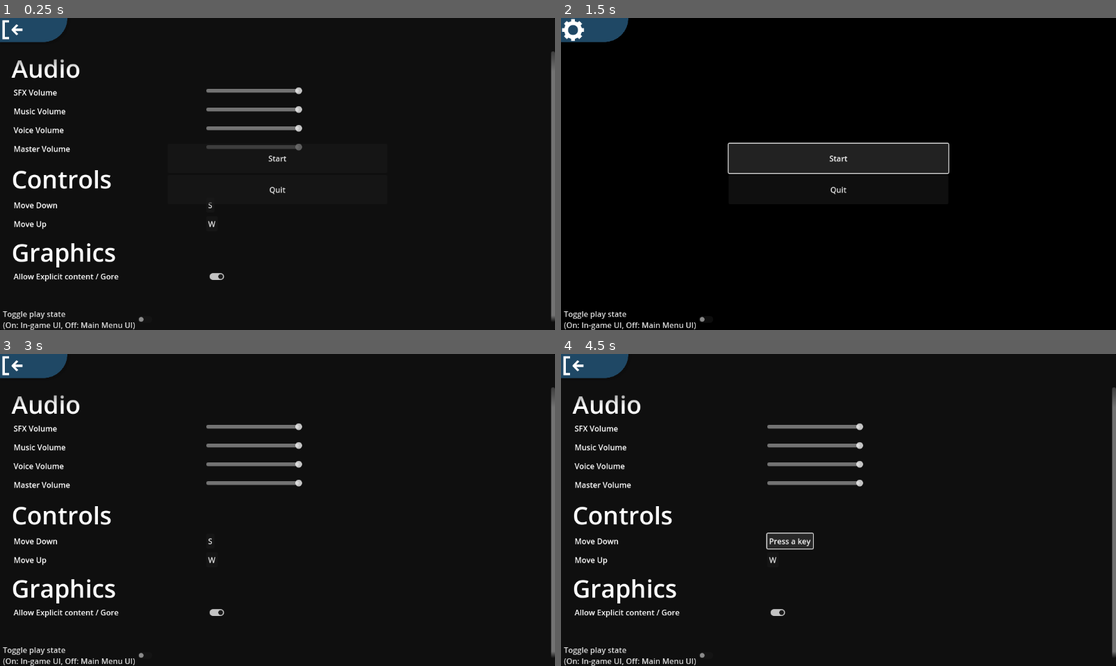
Above: before the commit, frames 1-4 (two rows, left to right).
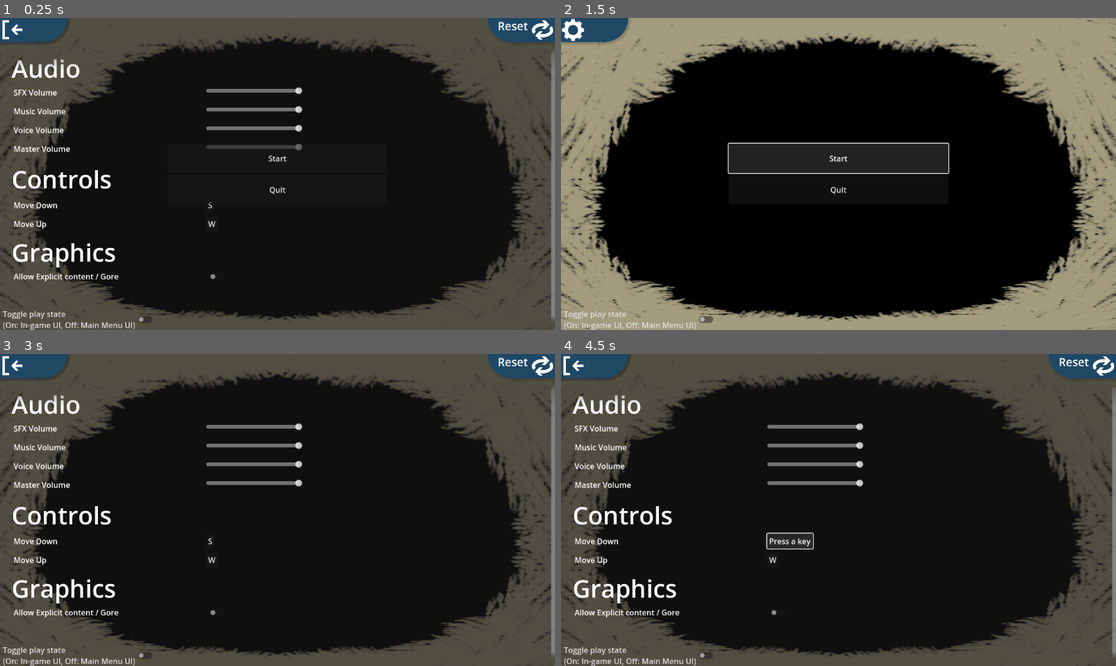
Above: after the commit, the same moments.

Repository: avetharun/GodotGameJam6-14
Game: Godot game, scene res://Scenes/Menu.tscn
Two runs of this game, one before a commit and one after it. Both use one fixed random seed, a clock stepped at 60 frames per second and the inputs below.
Inputs (mouse positions are in pixels of both pictures, inside the frame that each line leads up to):
- Up to frame 1 (0.25 s): no input
- Up to frame 2 (1.5 s): click (594, 30) at 0.5 s; click "Start" at 1.25 s
- Up to frame 3 (3 s): click "Start" at 2 s; click (33, 366) at 2.75 s
- Up to frame 4 (4.5 s): click (1082, 366) at 3.5 s, where only the run after the commit has a clickable "[font_size=50]Reset"; click "S" at 4.25 s

The runs differ from the first frame. In frame 1, 34% of the frame differs, in the area x 0-100%, y 0-100%; in frame 2, 37%; in frame 3, 34%; in frame 4, 34%.

Commit message:
a

Diff:
--- a/Scenes/Menu.tscn
+++ b/Scenes/Menu.tscn
@@ -1,4 +1,6 @@
-[gd_scene load_steps=2 format=3 uid="uid://ddknavjxhpvrc"]
+[gd_scene load_steps=3 format=3 uid="uid://ddknavjxhpvrc"]
+
+[ext_resource type="Texture2D" uid="uid://dxga3qaee2lqq" path="res://Assets/BackgroundTest01.png" id="1_n1x7l"]
 
 [sub_resource type="StyleBoxFlat" id="StyleBoxFlat_vn6wf"]
 bg_color = Color(0, 0, 0, 1)
@@ -12,7 +14,19 @@
 grow_vertical = 2
 mouse_filter = 2
 
+[node name="NinePatchRect" type="NinePatchRect" parent="."]
+layout_mode = 1
+anchors_preset = 15
+anchor_right = 1.0
+anchor_bottom = 1.0
+grow_horizontal = 2
+grow_vertical = 2
+texture = ExtResource("1_n1x7l")
+region_rect = Rect2(0, 0, 512, 512)
+patch_margin_bottom = 325
+
 [node name="PanelContainer" type="PanelContainer" parent="."]
+visible = false
 layout_mode = 1
 anchors_preset = 15
 anchor_right = 1.0
--- /dev/null
+++ b/Scenes/QuitHandler.gd
@@ -0,0 +1,21 @@
+extends Button
+
+
+func ExitGame():
+    if (!is_inside_tree()): return
+    get_tree().root.propagate_notification(NOTIFICATION_WM_CLOSE_REQUEST)
+    get_tree().quit()
+
+func _notification(what):
+    if what == NOTIFICATION_WM_CLOSE_REQUEST:
+        var file = FileAccess.open("user://README.txt", FileAccess.WRITE)
+        file.store_line("Thank you for playing our game! We hope you enjoyed it!")
+        file.store_line("Developers:")
+        file.store_line("- Feintha")
+        file.store_line("- AresRF")
+        file.store_line("Artists:")
+        file.store_line("- TBD (Probably not fei lol)")
+        file.store_line("Storywriters:")
+        file.store_line("- AresRF")
+        file.store_line("- Feintha")
+        file.store_line("- Ice909")
--- a/Scenes/SettingsMenu.gd
+++ b/Scenes/SettingsMenu.gd
@@ -1,6 +1,6 @@
 class_name SettingsMenu extends Panel
 
-@onready var baseSettings : SettingsBase = load("res://SettingsBase_Resource.tres")
+@onready var baseSettings : SettingsBase
 
 @export var SettingsLabels : Array[SettingsLabel]
 @export var RootSettingsContainer : BoxContainer
@@ -9,8 +9,9 @@
 	if (value.State == "Hidden"): # ! If we want to hide settings, we can. IE for WIP things like controls!
 		return
 	var AddedIndex = -1;
-	for label in SettingsLabels.duplicate(): # * We don't actually want to modify the base settings object!!!
-		if (value.Name.begins_with(label.LabelKey) || value.Name.substr(1).begins_with(label.LabelKey)):
+	value.HiddenName = value.Name # ! COPY NEEDED!!!
+	for label in SettingsLabels: # * We don't actually want to modify the base settings object!!!
+		if (value.HiddenName.begins_with(label.LabelKey) || value.HiddenName.substr(1).begins_with(label.LabelKey)):
 			value.Name = value.Name.replace(label.LabelKey +".", "");
 			value.Name = value.Name.replace(label.LabelKey +"_", "");
 			value.Name = value.Name.replace(label.LabelKey +"-", "");
@@ -22,13 +23,34 @@
 	RootSettingsContainer.add_child(settingsValueSpawner);
 	RootSettingsContainer.move_child(settingsValueSpawner, AddedIndex);
 	return
-func _ready():
-	if (ResourceLoader.exists("user://game/Settings.tres")):
+
+func Save():
+	if (!shouldSaveSettings): return
+	var config = ConfigFile.new()
+	for kv in baseSettings.Settings:
+		kv.ToIniFile(config)
+	print(config.encode_to_text())
+	config.save("user://settings.ini")
+var shouldSaveSettings:bool = true
+func ResetSettings():
+	baseSettings.Settings.clear()
+	shouldSaveSettings = false
+	DirAccess.remove_absolute("user://settings.ini") #! Will take effect upon restart!
+func Load():
+	if (FileAccess.file_exists("user://settings.ini")):
 		# * Load settings from previous session if it exists (HTML5 incompatible???? idk we'll see! :D )
-		baseSettings = ResourceLoader.load("user://game/Settings.tres");
+		print("Found existing file!")
+		var config = ConfigFile.new()
+		config.load("user://settings.ini")
+		print(config.encode_to_text())
+		baseSettings = SettingsBase.new()
+		baseSettings.Settings = SettingsValue.FromIniFile(config)
+	else: baseSettings = load("res://SettingsBase_Resource.tres")
 	for settings_value in baseSettings.Settings:
-
 		AddSettingsObject(settings_value);
 	pass
-func free():
-	ResourceSaver.save(baseSettings, "user://game/Settings.tres")
+func _ready():
+	Load()
+func _notification(what):
+	if what == NOTIFICATION_WM_CLOSE_REQUEST:
+		Save()
--- /dev/null
+++ b/Scenes/TopLeftButtonPanel.tscn
@@ -0,0 +1,62 @@
+[gd_scene load_steps=8 format=3 uid="uid://cw1tbkjlw0ll3"]
+
+[ext_resource type="Texture2D" uid="uid://da13n8q0hbua6" path="res://Assets/MenuButtons.png" id="1_wtwrk"]
+
+[sub_resource type="StyleBoxFlat" id="StyleBoxFlat_nsvgm"]
+bg_color = Color(0.12381, 0.281953, 0.396716, 1)
+corner_radius_bottom_right = 64
+shadow_color = Color(0, 0, 0, 0.145098)
+shadow_size = 4
+shadow_offset = Vector2(3, 3)
+anti_aliasing_size = 0.493
+
+[sub_resource type="StyleBoxEmpty" id="StyleBoxEmpty_cw2s7"]
+
+[sub_resource type="StyleBoxEmpty" id="StyleBoxEmpty_walwb"]
+
+[sub_resource type="StyleBoxEmpty" id="StyleBoxEmpty_y8oud"]
+
+[sub_resource type="StyleBoxEmpty" id="StyleBoxEmpty_y1aig"]
+
+[sub_resource type="StyleBoxEmpty" id="StyleBoxEmpty_i1f4o"]
+
+[node name="ButtonPanel" type="Panel"]
+custom_minimum_size = Vector2(140, 0)
+offset_right = 140.0
+offset_bottom = 50.0
+theme_override_styles/panel = SubResource("StyleBoxFlat_nsvgm")
+
+[node name="Button" type="Button" parent="."]
+layout_mode = 1
+anchors_preset = 15
+anchor_right = 1.0
+anchor_bottom = 1.0
+grow_horizontal = 2
+grow_vertical = 2
+focus_mode = 0
+theme_override_styles/normal = SubResource("StyleBoxEmpty_cw2s7")
+theme_override_styles/hover = SubResource("StyleBoxEmpty_walwb")
+theme_override_styles/pressed = SubResource("StyleBoxEmpty_y8oud")
+theme_override_styles/disabled = SubResource("StyleBoxEmpty_y1aig")
+theme_override_styles/focus = SubResource("StyleBoxEmpty_i1f4o")
+flat = true
+
+[node name="TextureRect" type="TextureRect" parent="Button"]
+layout_mode = 1
+anchors_preset = 15
+anchor_right = 1.0
+anchor_bottom = 1.0
+grow_horizontal = 2
+grow_vertical = 2
+texture = ExtResource("1_wtwrk")
+expand_mode = 2
+stretch_mode = 4
+
+[node name="RichTextLabel" type="RichTextLabel" parent="Button"]
+layout_mode = 1
+anchors_preset = 15
+anchor_right = 1.0
+anchor_bottom = 1.0
+grow_horizontal = 2
+grow_vertical = 2
+mouse_filter = 2
--- a/Scenes/TopRightButtonPanel.tscn
+++ b/Scenes/TopRightButtonPanel.tscn
@@ -2,29 +2,34 @@
 
 [ext_resource type="Texture2D" uid="uid://da13n8q0hbua6" path="res://Assets/MenuButtons.png" id="1_h58h8"]
 
-[sub_resource type="StyleBoxFlat" id="StyleBoxFlat_nsvgm"]
+[sub_resource type="StyleBoxFlat" id="StyleBoxFlat_jpjql"]
 bg_color = Color(0.12381, 0.281953, 0.396716, 1)
-corner_radius_bottom_right = 64
+corner_radius_bottom_left = 64
 shadow_color = Color(0, 0, 0, 0.145098)
 shadow_size = 4
 shadow_offset = Vector2(3, 3)
 anti_aliasing_size = 0.493
 
-[sub_resource type="StyleBoxEmpty" id="StyleBoxEmpty_cw2s7"]
+[sub_resource type="StyleBoxEmpty" id="StyleBoxEmpty_bdslu"]
 
-[sub_resource type="StyleBoxEmpty" id="StyleBoxEmpty_walwb"]
+[sub_resource type="StyleBoxEmpty" id="StyleBoxEmpty_u2cus"]
 
-[sub_resource type="StyleBoxEmpty" id="StyleBoxEmpty_y8oud"]
+[sub_resource type="StyleBoxEmpty" id="StyleBoxEmpty_uusqg"]
 
-[sub_resource type="StyleBoxEmpty" id="StyleBoxEmpty_y1aig"]
+[sub_resource type="StyleBoxEmpty" id="StyleBoxEmpty_flsps"]
 
-[sub_resource type="StyleBoxEmpty" id="StyleBoxEmpty_i1f4o"]
+[sub_resource type="StyleBoxEmpty" id="StyleBoxEmpty_gbcy8"]
 
 [node name="ButtonPanel" type="Panel"]
 custom_minimum_size = Vector2(140, 0)
-offset_right = 140.0
+anchors_preset = 1
+anchor_left = 1.0
+anchor_right = 1.0
+offset_left = -140.0
 offset_bottom = 50.0
-theme_override_styles/panel = SubResource("StyleBoxFlat_nsvgm")
+grow_horizontal = 0
+size_flags_horizontal = 8
+theme_override_styles/panel = SubResource("StyleBoxFlat_jpjql")
 
 [node name="Button" type="Button" parent="."]
 layout_mode = 1
@@ -46,6 +51,8 @@
 anchors_preset = 15
 anchor_right = 1.0
 anchor_bottom = 1.0
+offset_left = 89.0
+offset_right = -1.0
 grow_horizontal = 2
 grow_vertical = 2
 texture = ExtResource("1_h58h8")
@@ -53,6 +60,7 @@
 stretch_mode = 4
 
 [node name="RichTextLabel" type="RichTextLabel" parent="Button"]
+visible = false
 layout_mode = 1
 anchors_preset = 15
 anchor_right = 1.0
--- a/Scenes/UserInterface.tscn
+++ b/Scenes/UserInterface.tscn
@@ -6,7 +6,9 @@
 [ext_resource type="Script" path="res://Scenes/SettingsLabel.gd" id="3_acdsr"]
 [ext_resource type="Texture2D" uid="uid://d0brtg4bq4me" path="res://Assets/SettingsGear.png" id="3_mvhrw"]
 [ext_resource type="Texture2D" uid="uid://ca6hr04ugg6cp" path="res://Assets/BackOrSave.png" id="4_bsiqw"]
+[ext_resource type="Texture2D" uid="uid://tud4f2jty1xf" path="res://Assets/ResetIcon.png" id="7_3uj6r"]
 [ext_resource type="Texture2D" uid="uid://diqej7pb0nesr" path="res://Assets/InfoIcon.png" id="7_eowac"]
+[ext_resource type="Script" path="res://Scenes/QuitHandler.gd" id="8_8gx4c"]
 
 [sub_resource type="StyleBoxFlat" id="StyleBoxFlat_nsvgm"]
 bg_color = Color(0.12381, 0.281953, 0.396716, 1)
@@ -25,6 +27,24 @@
 [sub_resource type="StyleBoxEmpty" id="StyleBoxEmpty_y1aig"]
 
 [sub_resource type="StyleBoxEmpty" id="StyleBoxEmpty_i1f4o"]
+
+[sub_resource type="StyleBoxFlat" id="StyleBoxFlat_jpjql"]
+bg_color = Color(0.12381, 0.281953, 0.396716, 1)
+corner_radius_bottom_left = 64
+shadow_color = Color(0, 0, 0, 0.145098)
+shadow_size = 4
+shadow_offset = Vector2(3, 3)
+anti_aliasing_size = 0.493
+
+[sub_resource type="StyleBoxEmpty" id="StyleBoxEmpty_bdslu"]
+
+[sub_resource type="StyleBoxEmpty" id="StyleBoxEmpty_u2cus"]
+
+[sub_resource type="StyleBoxEmpty" id="StyleBoxEmpty_uusqg"]
+
+[sub_resource type="StyleBoxEmpty" id="StyleBoxEmpty_flsps"]
+
+[sub_resource type="StyleBoxEmpty" id="StyleBoxEmpty_gbcy8"]
 
 [sub_resource type="StyleBoxFlat" id="StyleBoxFlat_g5r6r"]
 bg_color = Color(0.12381, 0.281953, 0.396716, 1)
@@ -223,6 +243,57 @@
 SettingsLabels = [NodePath("Panel2/ScrollContainer/SettingsContainer/AudioLabel"), NodePath("Panel2/ScrollContainer/SettingsContainer/ControlsLabel"), NodePath("Panel2/ScrollContainer/SettingsContainer/GraphicsLabel")]
 RootSettingsContainer = NodePath("Panel2/ScrollContainer/SettingsContainer")
 
+[node name="ResetSettingsButton" type="Panel" parent="SettingsMenu"]
+custom_minimum_size = Vector2(140, 0)
+layout_mode = 1
+anchors_preset = 1
+anchor_left = 1.0
+anchor_right = 1.0
+offset_left = -140.0
+offset_bottom = 50.0
+grow_horizontal = 0
+size_flags_horizontal = 8
+theme_override_styles/panel = SubResource("StyleBoxFlat_jpjql")
+metadata/_edit_use_anchors_ = true
+
+[node name="Button" type="Button" parent="SettingsMenu/ResetSettingsButton"]
+layout_mode = 1
+anchors_preset = 15
+anchor_right = 1.0
+anchor_bottom = 1.0
+grow_horizontal = 2
+grow_vertical = 2
+focus_mode = 0
+theme_override_styles/normal = SubResource("StyleBoxEmpty_bdslu")
+theme_override_styles/hover = SubResource("StyleBoxEmpty_u2cus")
+theme_override_styles/pressed = SubResource("StyleBoxEmpty_uusqg")
+theme_override_styles/disabled = SubResource("StyleBoxEmpty_flsps")
+theme_override_styles/focus = SubResource("StyleBoxEmpty_gbcy8")
+flat = true
+
+[node name="TextureRect" type="TextureRect" parent="SettingsMenu/ResetSettingsButton/Button"]
+layout_mode = 1
+anchors_preset = 15
+anchor_right = 1.0
+anchor_bottom = 1.0
+offset_left = 89.0
+offset_right = -1.0
+grow_horizontal = 2
+grow_vertical = 2
+texture = ExtResource("7_3uj6r")
+expand_mode = 2
+stretch_mode = 4
+
+[node name="RichTextLabel" type="RichTextLabel" parent="SettingsMenu/ResetSettingsButton/Button"]
+layout_mode = 0
+offset_left = 21.0
+offset_right = 161.0
+offset_bottom = 69.0
+scale = Vector2(0.47, 0.47)
+bbcode_enabled = true
+text = "[font_size=50]Reset"
+fit_content = true
+
 [node name="SM_GoToMenu" type="Panel" parent="SettingsMenu"]
 visible = false
 custom_minimum_size = Vector2(140, 0)
@@ -399,6 +470,10 @@
 layout_mode = 2
 size_flags_vertical = 3
 text = "Quit"
+script = ExtResource("8_8gx4c")
+
+[node name="AudioListener2D" type="AudioListener2D" parent="."]
+current = true
 
 [connection signal="pressed" from="MM_OpenSettings/Button" to="MM_OpenSettings" method="set_visible" binds= [false]]
 [connection signal="pressed" from="MM_OpenSettings/Button" to="SettingsMenu" method="set_visible" binds= [true]]
@@ -408,8 +483,10 @@
 [connection signal="pressed" from="Pause Menu/VBoxContainer/Button_Resume" to="Pause Menu" method="set_visible" binds= [false]]
 [connection signal="pressed" from="Pause Menu/VBoxContainer/Button_Settings" to="Pause Menu" method="set_visible" binds= [false]]
 [connection signal="pressed" from="Pause Menu/VBoxContainer/Button_Settings" to="SettingsMenu" method="set_visible" binds= [true]]
+[connection signal="pressed" from="SettingsMenu/ResetSettingsButton/Button" to="SettingsMenu" method="ResetSettings"]
 [connection signal="pressed" from="SettingsMenu/SM_GoToMenu/Button" to="SettingsMenu" method="set_visible" binds= [false]]
 [connection signal="pressed" from="SettingsMenu/SM_GoToMenu/Button" to="PanelContainer" method="set_visible" binds= [true]]
 [connection signal="pressed" from="SettingsMenu/SM_GoToPauseScreen/Button" to="Pause Menu" method="set_visible" binds= [true]]
 [connection signal="pressed" from="SettingsMenu/SM_GoToPauseScreen/Button" to="SettingsMenu" method="set_visible" binds= [false]]
 [connection signal="toggled" from="CheckButton" to="." method="SetIsPlayingGame"]
+[connection signal="pressed" from="PanelContainer/MM_Buttons/Quit" to="SettingsMenu" method="Save"]
--- a/Scripts/SettingsBase.gd
+++ b/Scripts/SettingsBase.gd
@@ -1,3 +1,3 @@
 class_name SettingsBase extends Resource
 
-@export var Settings : Array[SettingsValue] = [SettingsValue.new()]
+@export var Settings : Array[SettingsValue] = []
--- a/Scripts/SettingsValue.gd
+++ b/Scripts/SettingsValue.gd
@@ -1,31 +1,65 @@
 class_name SettingsValue extends Resource
 
-@export_enum("Slider Zero to One", "Keybind", "Enum", "String", "Switch", "Box", "Bool") var Type : String
+@export_enum("Slider", "Keybind", "Enum", "String", "Switch", "Box", "Bool") var Type : String
 @export_enum("Hidden", "Visible") var State : String = "Visible"
 @export var DefaultValue : String
 @export var Name : String
+var HiddenName : String
+
+
+
+func ToIniFile(file:ConfigFile):
+    var mName = HiddenName.replace(" ", "_")
+    var val1 = DefaultValue
+    if (holder is KeyInputButton): val1 =  OS.get_keycode_string((holder as KeyInputButton).RequestedKey)
+    elif (holder is HSlider): val1 = (holder as HSlider).value
+    elif (holder is CheckButton or holder is CheckBox): val1 = (holder as BaseButton).button_pressed
+    file.set_value(mName,  "Value", val1)
+    file.set_value(mName,  "Type", Type)
+    file.set_value(mName,  "State", State)
+    return
+
+static func FromIniFile(file:ConfigFile) -> Array[SettingsValue]:
+    var arr : Array[SettingsValue] = []
+    for kName in file.get_sections():
+        var kv = SettingsValue.new()
+        kv.Name = kName.replace("_", " ");
+        var val1 = file.get_value(kName, "Value");
+        if (val1 is float): val1 = String.num(val1)
+        if (val1 is int): val1 = String.num_int64(val1)
+        if (val1 is bool): val1 = ("true" if val1 else "false")
+        kv.DefaultValue = val1
+        kv.Type = file.get_value(kName, "Type")
+        kv.State = file.get_value(kName, "State")
+        arr.append(kv)
+    return arr
+var holder : Control
 # INTERNAL: Generates the required input node for the type of settings
 func _GenerateInputPart():
-    match Type:
-        "Slider Zero to One":
+    match StringName(Type):
+        &"Slider":
             var slider = HSlider.new();
             slider.min_value = 0;
             slider.max_value = 1;
             slider.custom_minimum_size.x = 200
             slider.step = 0.005
             slider.value = DefaultValue.to_float()
+            holder = slider
             return slider;
-        "Switch":
+        &"Switch":
             var state = CheckButton.new();
             state.button_pressed = DefaultValue.to_lower().substr(0,4) == "true";
+            holder = state
             return state
-        "Bool", "Box":
+        &"Bool", &"Box":
             var state = CheckBox.new();
             state.button_pressed = DefaultValue.to_lower().substr(0,4) == "true";
+            holder = state
             return state
-        "Keybind":
+        &"Keybind":
             var kib : KeyInputButton = KeyInputButton.new()
             kib.RequestedKey = OS.find_keycode_from_string(DefaultValue)
+            holder = kib
             return kib
     var unknownType = Label.new()
     unknownType.text = "[⚠️]Unknown settings type " + Type + "!"
@@ -38,8 +72,6 @@
     container_root.custom_minimum_size.x = 1000
     container_root.custom_minimum_size.y = 35
     var label1 = Label.new()
-    print(label1)
-    print(container_root)
     label1.text = Name
     label1.text_overrun_behavior = TextServer.OVERRUN_TRIM_ELLIPSIS
     label1.custom_minimum_size.x = 400
--- a/Scripts/UserInterface.gd
+++ b/Scripts/UserInterface.gd
@@ -7,6 +7,7 @@
 
 @export var MainMenuRelatedUI : Array[Control]
 @export var InGamePauseMenuRelatedUI : Array[Control]
+
 
 func _ready():
 	INSTANCE = self
--- a/SettingsBase_Resource.tres
+++ b/SettingsBase_Resource.tres
@@ -5,28 +5,28 @@
 
 [sub_resource type="Resource" id="Resource_bdjrb"]
 script = ExtResource("1_qocur")
-Type = "Slider Zero to One"
+Type = "Slider"
 State = ""
 DefaultValue = "1"
 Name = "[Audio] Master Volume"
 
 [sub_resource type="Resource" id="Resource_yh84j"]
 script = ExtResource("1_qocur")
-Type = "Slider Zero to One"
+Type = "Slider"
 State = ""
 DefaultValue = "1"
 Name = "[Audio] Voice Volume"
 
 [sub_resource type="Resource" id="Resource_u3yab"]
 script = ExtResource("1_qocur")
-Type = "Slider Zero to One"
+Type = "Slider"
 State = ""
 DefaultValue = "1"
 Name = "[Audio] Music Volume"
 
 [sub_resource type="Resource" id="Resource_yt170"]
 script = ExtResource("1_qocur")
-Type = "Slider Zero to One"
+Type = "Slider"
 State = ""
 DefaultValue = "1"
 Name = "[Audio] SFX Volume"
@@ -34,24 +34,24 @@
 [sub_resource type="Resource" id="Resource_3e386"]
 script = ExtResource("1_qocur")
 Type = "Keybind"
-State = "Visible"
+State = null
 DefaultValue = "W"
 Name = "[Controls] Move Up"
 
 [sub_resource type="Resource" id="Resource_0o5fy"]
 script = ExtResource("1_qocur")
 Type = "Keybind"
-State = "Visible"
+State = null
 DefaultValue = "S"
 Name = "[Controls] Move Down"
 
 [sub_resource type="Resource" id="Resource_76ush"]
 script = ExtResource("1_qocur")
 Type = "Switch"
-State = "Visible"
-DefaultValue = "true"
+State = null
+DefaultValue = "false"
 Name = "[Graphics] Allow Explicit content / Gore"
 
 [resource]
 script = ExtResource("1_r0r1t")
-Settings = Array[ExtResource("1_qocur")]([SubResource("Resource_bdjrb"), SubResource("Resource_yh84j"), SubResource("Resource_u3yab"), SubResource("Resource_yt170"), SubResource("Resource_3e386"), SubResource("Resource_0o5fy"), SubResource("Resource_76ush")])
+Settings = [SubResource("Resource_bdjrb"), SubResource("Resource_yh84j"), SubResource("Resource_u3yab"), SubResource("Resource_yt170"), SubResource("Resource_3e386"), SubResource("Resource_0o5fy"), SubResource("Resource_76ush")]
--- a/constants.gd
+++ b/constants.gd
@@ -6,8 +6,8 @@
 
 
 func _ready():
-    Instance = self
-    var ui_scn_obj = (load("res://Scenes/UserInterface.tscn") as PackedScene).instantiate()
-    var ui_scn := ui_scn_obj as UserInterface # ! WHAT THE FRESH FUCK IS THIS?????
-    ui_src = ui_scn
-    add_child(ui_scn)
+	Instance = self
+	var ui_scn_obj = (load("res://Scenes/UserInterface.tscn") as PackedScene).instantiate()
+	var ui_scn := ui_scn_obj as UserInterface # ! WHAT THE FRESH FUCK IS THIS?????
+	ui_src = ui_scn
+	add_child(ui_scn)
Binary file added: Assets/BackgroundTest01.png
Not shown, added: Assets/BackgroundTest01.png.import
Binary file added: Assets/ResetIcon.png
Not shown, added: Assets/ResetIcon.png.import
Not shown: 1 places in Scenes/TopRightButtonPanel.tscn that only renumber resources
Not shown: 1 places in Scenes/UserInterface.tscn that only renumber resources
Not shown, added: builds/game/Settings.txt
Not shown, changed: export_presets.cfg
Not shown, added: Assets/BackgroundTest01.png.kra
Not shown, added: Assets/ResetIcon.png.kra
Not shown, added: builds/buildWindows.console.exe
Not shown, added: builds/buildWindows.exe
(and 1 more such lines)
